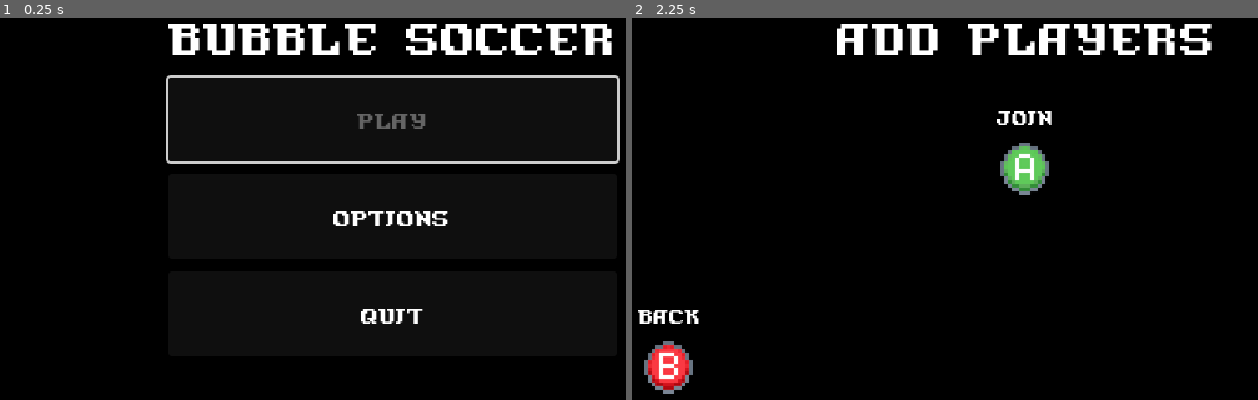
Above: before the commit, frames 1-2 (left to right).
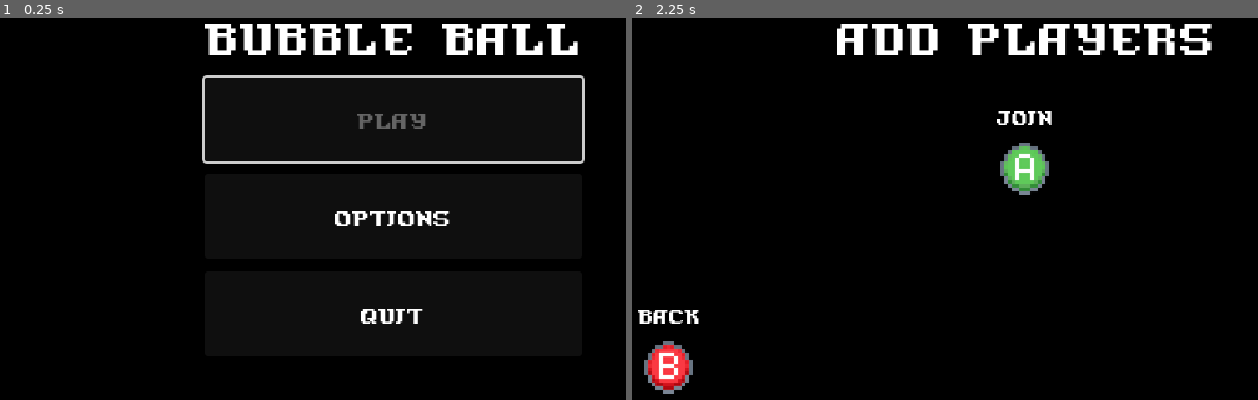
Above: after the commit, the same moments.

Repository: kyleyoung1121/BubbleBall
Game: Godot game, scene res://scenes & scripts/menu/main_menu.tscn
Same seed, same stepped clock (60 frames per second), same inputs: the game is played once before the commit and once after it. Sound files missing from this copy of the repository are replaced by a short silence.
Inputs (mouse positions are in pixels of both pictures, inside the frame that each line leads up to):
- Up to frame 1 (0.25 s): no input
- Up to frame 2 (2.25 s): click "Play" at 0.5 s; click (669, 346) at 1.25 s; click "Play" at 2 s

The runs differ from the first frame. In frame 1, 3.3% of the frame differs, in the area x 26-100%, y 1-55%; in frame 2, nothing differs.

Commit message:
Renamed project to Bubble Ball

Diff:
--- a/project.godot
+++ b/project.godot
@@ -10,7 +10,7 @@
 
 [application]
 
-config/name="Wizard Soccer"
+config/name="Bubble Ball"
 run/main_scene="res://scenes & scripts/menu/main_menu.tscn"
 config/features=PackedStringArray("4.2", "Forward Plus")
 
--- a/scenes & scripts/menu/main_menu.tscn
+++ b/scenes & scripts/menu/main_menu.tscn
@@ -55,7 +55,7 @@
 [node name="Label" type="Label" parent="CanvasLayer/Main/CenterContainer/PanelContainer/MarginContainer/VBoxContainer"]
 layout_mode = 2
 theme_override_font_sizes/font_size = 36
-text = "Bubble Soccer"
+text = "Bubble Ball"
 horizontal_alignment = 1
 
 [node name="MainPlayButton" type="Button" parent="CanvasLayer/Main/CenterContainer/PanelContainer/MarginContainer/VBoxContainer"]
